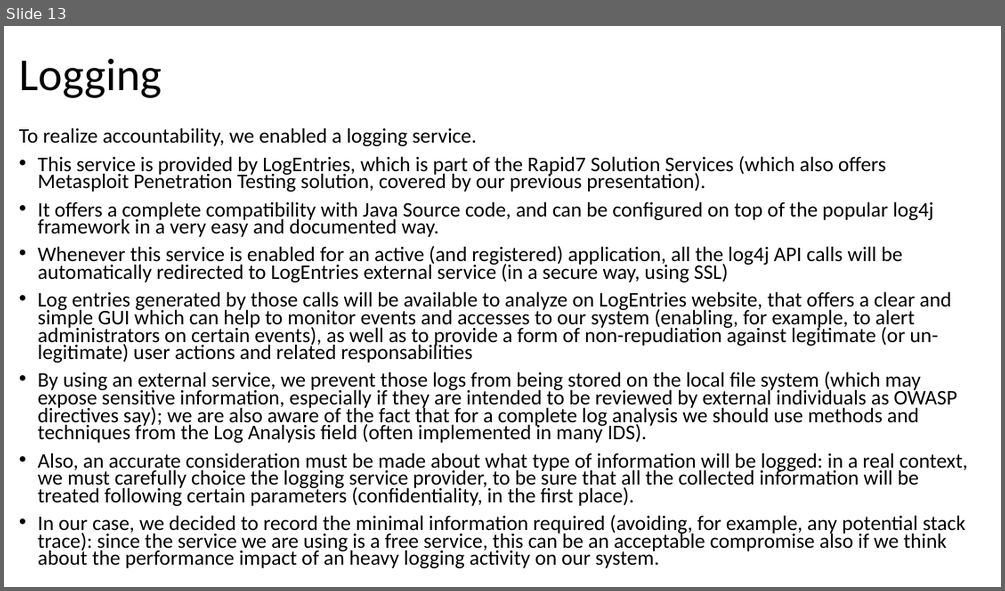
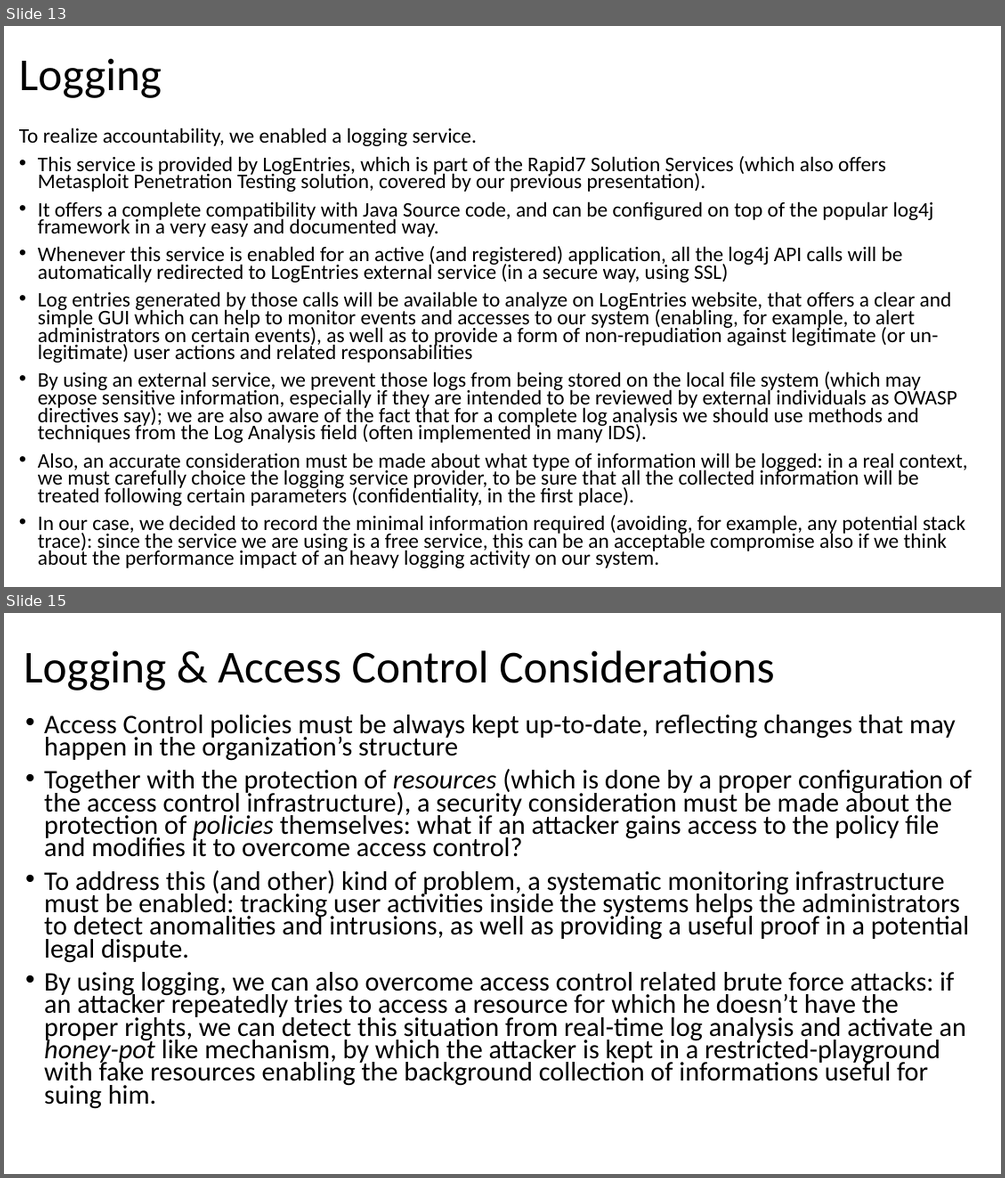
Before and after one commit to fparricelli/Encrypted-data-exchange-between-two-Arduino-boards-using-Symmetric-Encryption, a slide deck: Documentazione e cose così/Slide Aldo.pptx. Shown one above the other, each under a label of ours: slide 13 before the commit, slides 13 and 15 after it; the slides between them are not shown. The pictures are 1005x591 and 1005x1178 pixels, drawn with LibreOffice and Linux fonts; fonts in the diff are those of the drawing. Boxes give left, top, right and bottom in pixels: in the first picture for what was removed or moved away, otherwise in the second. Text is boxed around its words. In the diff, an @@ line names an element or a change of style, - is before the commit and + after.

```diff
--- a/Documentazione e cose così/Slide Aldo.pptx
+++ b/Documentazione e cose così/Slide Aldo.pptx
@@ slide 15 added at [4, 613, 1001, 1174], background #FFFFFF @@
@@ title added at [24, 650, 774, 690], 44 pt, text #000000 @@
+Logging & Access Control Considerations
@@ text added at [44, 714, 971, 1109], 25.9 pt, text #000000 @@
+• Access Control policies must be always kept up-to-date, reflecting changes that may happen in the organization’s structure
+• Together with the protection of resources (which is done by a proper configuration of the access control infrastructure), a security consideration must be made about the protection of policies themselves: what if an attacker gains access to the policy file and modifies it to overcome access control?
+• To address this (and other) kind of problem, a systematic monitoring infrastructure must be enabled: tracking user activities inside the systems helps the administrators to detect anomalities and intrusions, as well as providing a useful proof in a potential legal dispute.
+• By using logging, we can also overcome access control related brute force attacks: if an attacker repeatedly tries to access a resource for which he doesn’t have the proper rights, we can detect this situation from real-time log analysis and activate an honey-pot like mechanism, by which the attacker is kept in a restricted-playground with fake resources enabling the background collection of informations useful for suing him.
```
Also in this commit, not shown: 1 other slide added.
